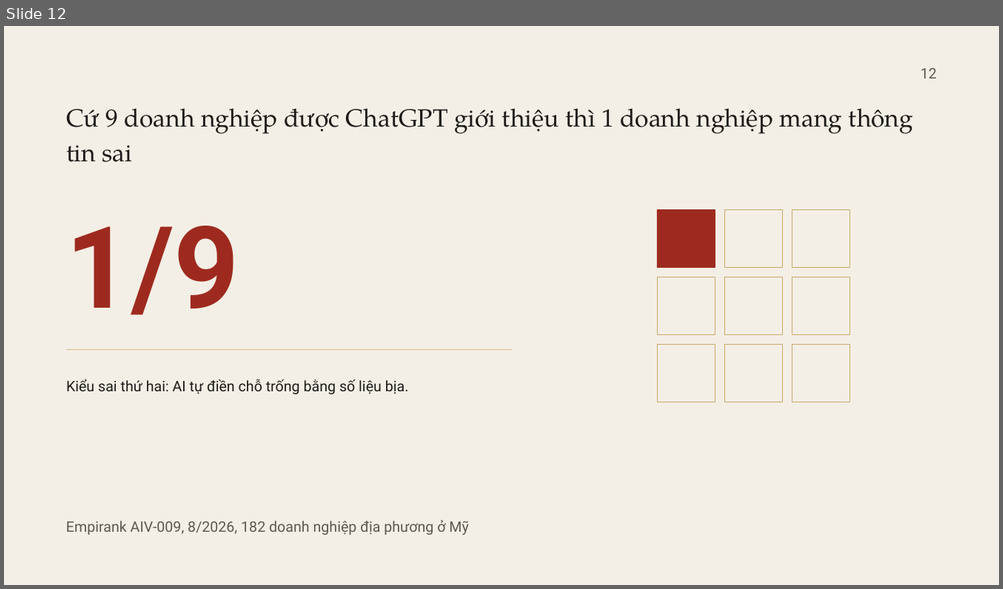
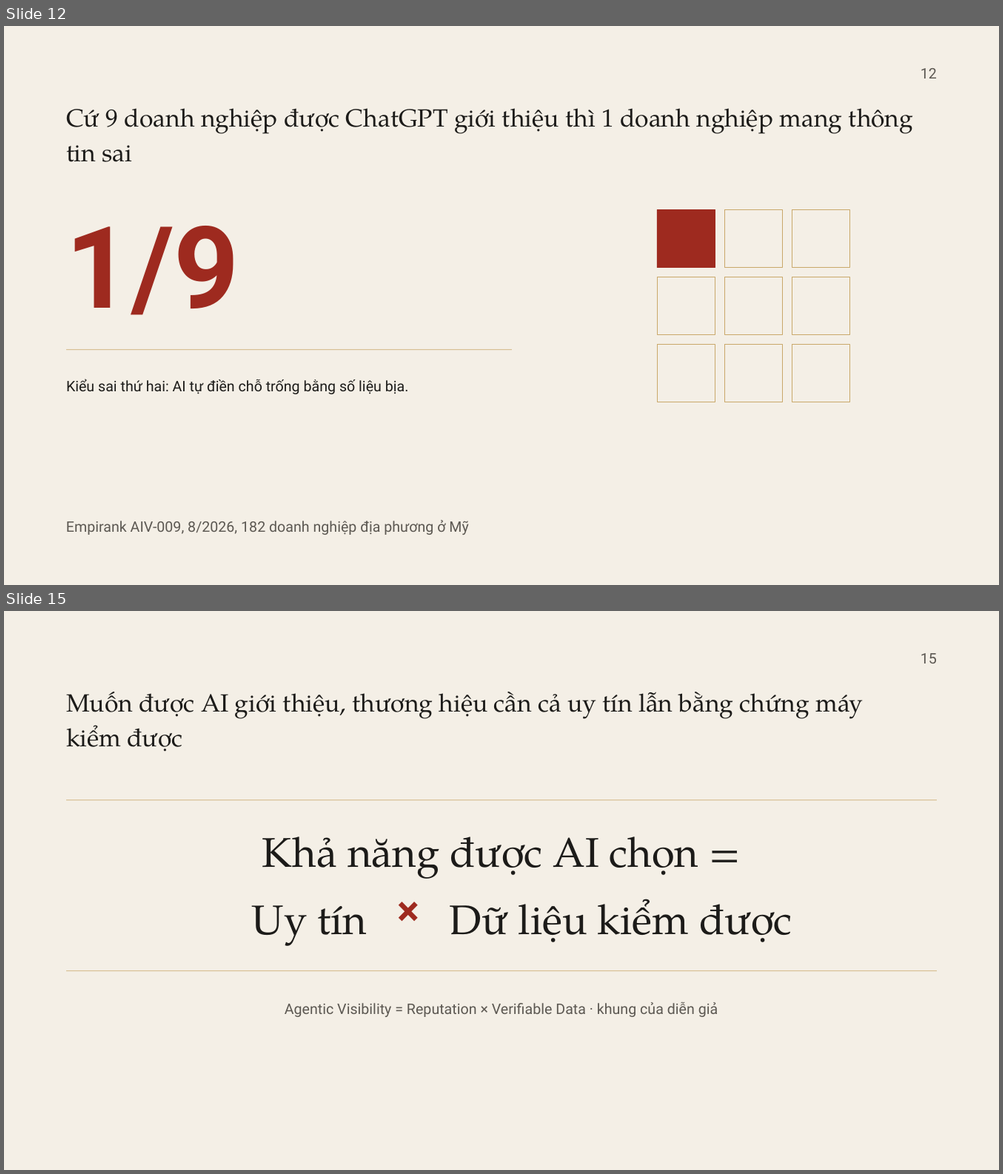
Before and after one commit to fyzdfyzd/linhx-engine, a slide deck: viec/lab130-slide-nhieu-vong/thiet-ke/v8/CSMO26_T21_v8.pptx. Shown one above the other, each under a label of ours: slide 12 before the commit, slides 12 and 15 after it; the slides between them are not shown. The pictures are 1003x589 and 1003x1174 pixels, drawn with LibreOffice and Linux fonts; fonts in the diff are those of the drawing. Boxes give left, top, right and bottom in pixels: in the first picture for what was removed or moved away, otherwise in the second. Text is boxed around its words. In the diff, an @@ line names an element or a change of style, - is before the commit and + after.

Commit message:
LAB130 v8: dựng đợt 3 (slide 13-18)

```diff
--- a/viec/lab130-slide-nhieu-vong/thiet-ke/v8/CSMO26_T21_v8.pptx
+++ b/viec/lab130-slide-nhieu-vong/thiet-ke/v8/CSMO26_T21_v8.pptx
@@ slide 15 added at <box>4,611,999,1170</box>, background #F4EFE6 @@
@@ text added at <box>920,653,936,664</box>, 14 pt, text #5C5852 @@
+15
@@ text added at <box>66,692,863,752</box>, 24 pt, text #1C1B19 @@
+Muốn được AI giới thiệu, thương hiệu cần cả uy tín lẫn bằng chứng máy kiểm được
@@ rectangle added at <box>66,800,936,800</box>, fill #C9A86A @@
@@ text added at <box>262,837,699,879</box>, 40 pt, text #1C1B19 @@
+Khả năng được AI chọn =
@@ text added at <box>377,885,439,942</box>, 40 pt, text #9E2A1F, bold @@
+×
@@ text added at <box>449,899,791,943</box>, 40 pt, text #1C1B19 @@
+Dữ liệu kiểm được
@@ text added at <box>252,906,367,946</box>, 40 pt, text #1C1B19 @@
+Uy tín
@@ rectangle added at <box>66,971,936,972</box>, fill #C9A86A @@
@@ text added at <box>284,1002,717,1017</box>, 14 pt, text #5C5852 @@
+Agentic Visibility = Reputation × Verifiable Data · khung của diễn giả
```
Also in this commit, not shown: 5 other slides added, 19 other files.
